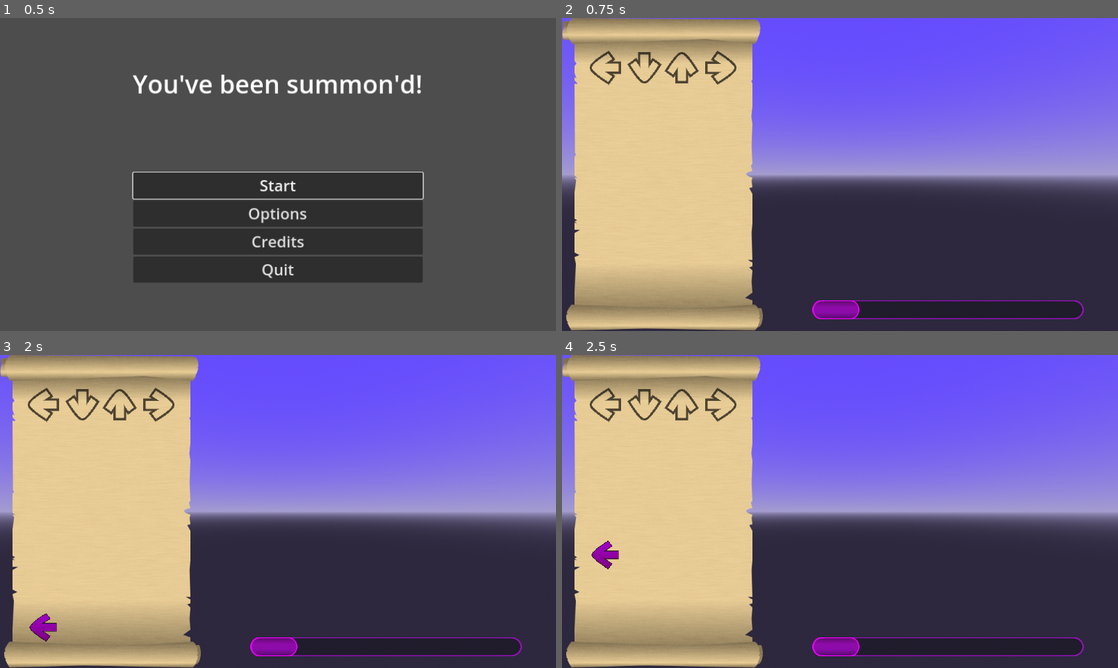
Above: before the commit, frames 1-4 (two rows, left to right).
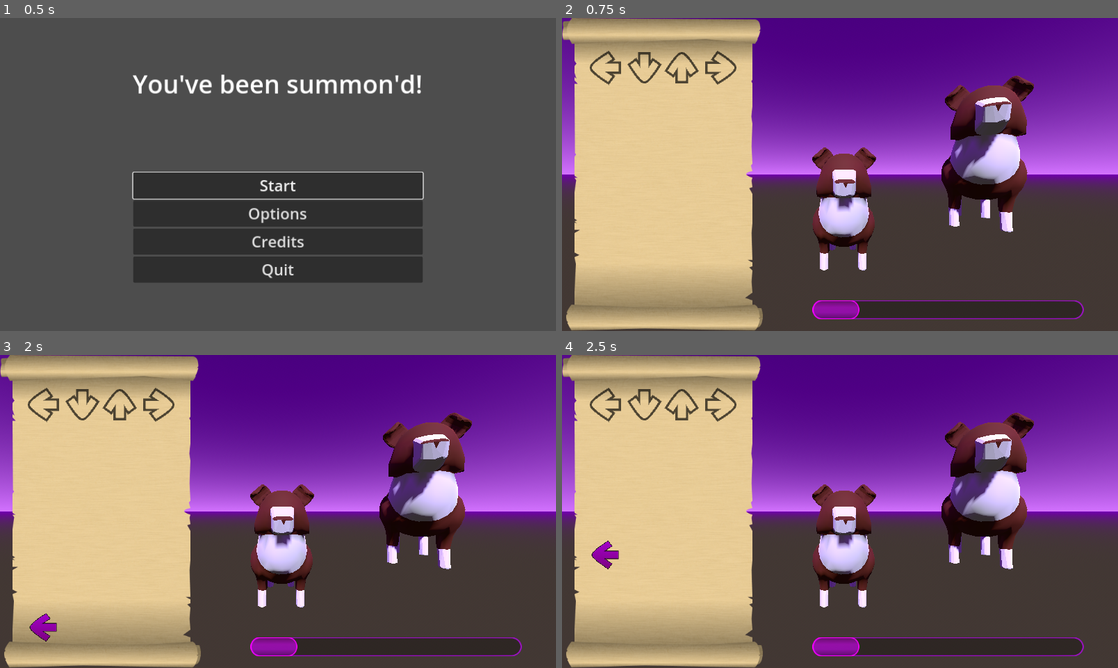
Above: after the commit, the same moments.

Repository: Yngwarr/ludum-dare-55
Game: Godot game, scene res://scenes/MainMenu.tscn
The game is run twice, just before and just after one commit, with the same random seed, the same clock (stepped at 60 frames per second) and the same inputs. The engine's default icon, where the game draws it, is replaced by a stand-in: a white triangle on a blue panel in a dark square.
Inputs:
- Up to frame 1 (0.5 s): no input
- Up to frame 2 (0.75 s): click "Start" at 0.5 s
- Up to frame 3 (2 s): tap Enter at 1.25 s; hold Right (game_right) from 1.28 s (still down)
- Up to frame 4 (2.5 s): release Right (game_right) at 2.03 s; hold Down (game_down) from 2.03 s (still down)

Frame 1 is identical in both runs. In frame 2, 40% of the frame differs, in the area x 0-100%, y 0-81%; in frame 3, 40%; in frame 4, 40%.

Commit message:
add model placeholder, edit environment

Diff:
--- a/scenes/Game.tscn
+++ b/scenes/Game.tscn
@@ -16,6 +16,7 @@
 [ext_resource type="Texture2D" uid="uid://bafudxk212os7" path="res://img/progress_fill.png" id="8_6seoa"]
 [ext_resource type="Script" path="res://src/Pause.gd" id="8_cpxey"]
 [ext_resource type="Texture2D" uid="uid://bmetb0g61y3bv" path="res://icon.svg" id="8_lyls7"]
+[ext_resource type="PackedScene" uid="uid://c3n3j80ocq8rl" path="res://models/cat.glb" id="17_vuwel"]
 
 [sub_resource type="StyleBoxTexture" id="StyleBoxTexture_ebkrb"]
 texture = ExtResource("5_wm4wy")
@@ -30,10 +31,10 @@
 font_size = 52
 
 [sub_resource type="ProceduralSkyMaterial" id="ProceduralSkyMaterial_4rlom"]
-sky_top_color = Color(0.388235, 0.286275, 1, 1)
-sky_horizon_color = Color(0.642157, 0.611765, 0.810784, 1)
-ground_bottom_color = Color(0.180392, 0.160784, 0.243137, 1)
-ground_horizon_color = Color(0.642157, 0.611765, 0.810784, 1)
+sky_top_color = Color(0.27451, 0, 0.486275, 1)
+sky_horizon_color = Color(0.827451, 0.447059, 1, 1)
+ground_bottom_color = Color(0.258824, 0.219608, 0.203922, 1)
+ground_horizon_color = Color(0.45098, 0, 0.701961, 1)
 
 [sub_resource type="Sky" id="Sky_07qgv"]
 sky_material = SubResource("ProceduralSkyMaterial_4rlom")
@@ -221,11 +222,17 @@
 pause_screen = NodePath("../PauseMenu")
 
 [node name="DirectionalLight3D" type="DirectionalLight3D" parent="."]
-transform = Transform3D(-0.866025, -0.433013, 0.25, 0, 0.5, 0.866025, -0.5, 0.75, -0.433013, 0, 0, 0)
+transform = Transform3D(1, 0, 0, 0, 0.707107, 0.707107, 0, -0.707107, 0.707107, 0, 8.42509, -0.153688)
 shadow_enabled = true
 
 [node name="WorldEnvironment" type="WorldEnvironment" parent="."]
 environment = SubResource("Environment_e5kqh")
 
+[node name="cat" parent="." instance=ExtResource("17_vuwel")]
+transform = Transform3D(1, 0, 0, 0, 1, 0, 0, 0, 1, 0.0716321, 0, -3.09823)
+
+[node name="wizard" parent="." instance=ExtResource("17_vuwel")]
+transform = Transform3D(1.79175, 0, -0.888614, 0, 2, 0, 0.888614, 0, 1.79175, 5.19907, 0, -6.4037)
+
 [node name="Camera3D" type="Camera3D" parent="."]
-transform = Transform3D(1, 0, 0, 0, 1, 0, 0, 0, 1, 0, 0.695337, 0.935285)
+transform = Transform3D(1, 0, 0, 0, 1, 0, 0, 0, 1, 0, 1.97946, 1.22136)
Binary file added: models/cat.glb
Not shown, added: models/cat.glb.import
Not shown: 1 places in scenes/Game.tscn that only renumber resources
